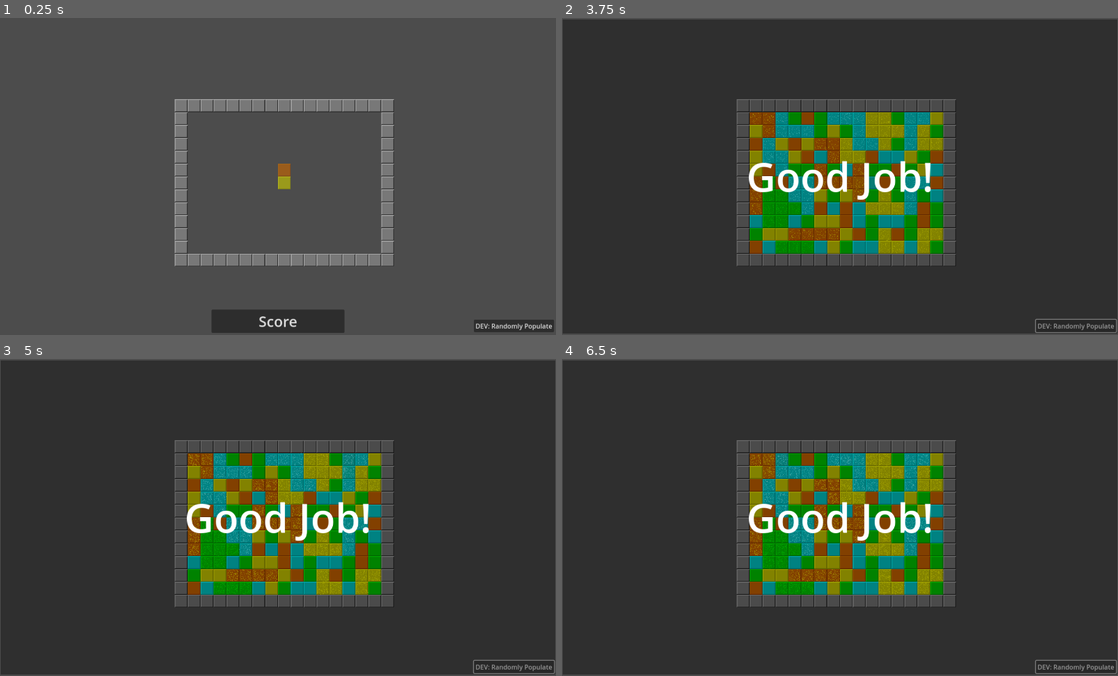
Above: before the commit, frames 1-4 (two rows, left to right).
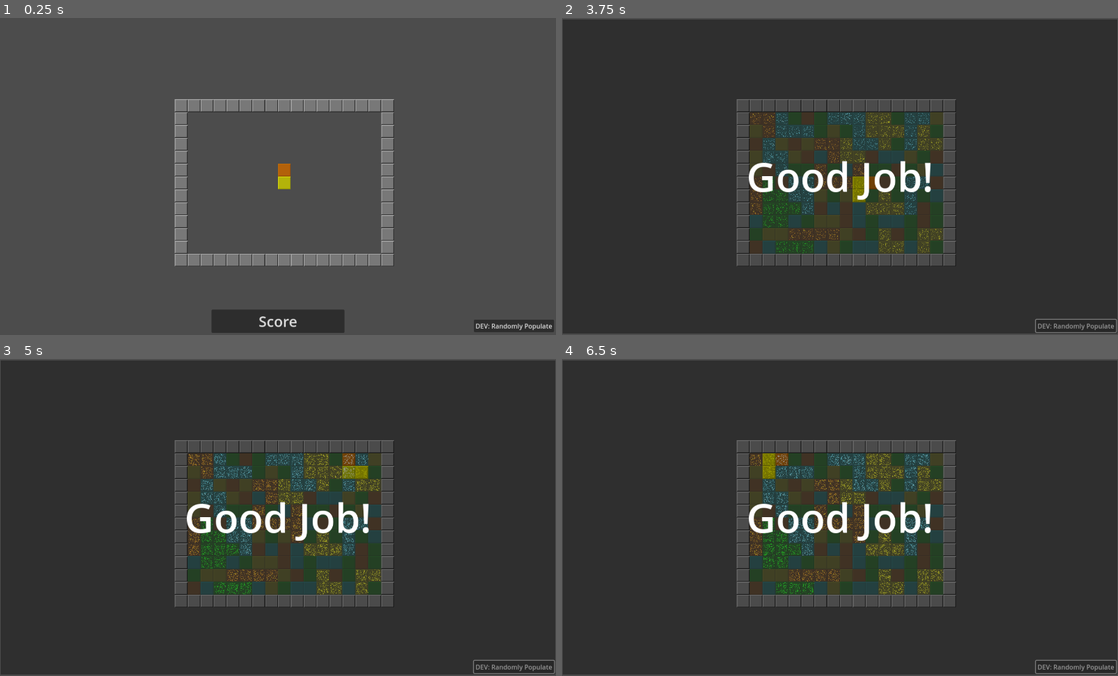
Above: after the commit, the same moments.

Repository: alexcolemandata/game-matcher
Game: Godot game, scene res://main.tscn
Two runs of this game, one before a commit and one after it. Both use one fixed random seed, a clock stepped at 60 frames per second and the inputs below. Sound files missing from this copy of the repository are replaced by a short silence.
Inputs:
- Up to frame 1 (0.25 s): no input
- Up to frame 2 (3.75 s): click "Score" at 0.5 s; click "DEV: Randomly Populate" at 1.25 s; hold Right (right) 2.03-2.78 s; hold A (rotate anticlockwise) 2.03-2.78 s; hold Down (down) 2.78-3.53 s; tap D (rotate clockwise) at 2.85 s; hold Right (right) from 3.53 s (still down); hold S (spawn piece) from 3.53 s (still down)
- Up to frame 3 (5 s): release Right (right) at 4.28 s; release S (spawn piece) at 4.28 s; hold Up (up) from 4.28 s (still down); tap A (rotate anticlockwise) at 4.35 s
- Up to frame 4 (6.5 s): release Up (up) at 5.03 s; hold D (rotate clockwise) 5.03-5.78 s; hold Left (left) from 5.03 s (still down); tap S (spawn piece) at 5.85 s

The runs differ from the first frame. In frame 1, 0.2% of the frame differs, in the area x 50-53%, y 45-54%; in frame 2, 14%, in the area x 33-69%, y 29-75%; in frame 3, 14%; in frame 4, 14%.

Commit message:
better ghosting if unplaceable

Diff:
--- a/Board.gd
+++ b/Board.gd
@@ -8,8 +8,8 @@
 const WIDTH = 16
 const MAIN_SOURCE_ID = 0
 
-const PLACABLE_MODULATION = Color(1, 1, 1, 0.6)
-const UNPLACABLE_MODULATION = Color(1, 1, 1, 0.1)
+const PLACABLE_MODULATION = Color(1, 1, 1, 0.9)
+const UNPLACABLE_MODULATION = Color(1, 1, 1, 0.2)
 
 const LIGHT_BLUE_TILE = Vector2i(0, 0)
 const PURPLE_TILE = Vector2i(1, 0)
@@ -47,7 +47,7 @@
 
 	placed_tiles = DEFAULT_LAYER.instantiate()
 	active_piece = DEFAULT_LAYER.instantiate()
-	active_piece.modulate = Color(1, 1, 1, 0.3)
+	active_piece.modulate = Color(1, 1, 1, 0.6)
 	border = DEFAULT_LAYER.instantiate()
 	add_child(border)
 	add_child(placed_tiles)
@@ -178,6 +178,7 @@
 
 func clear_scored_pieces() -> bool:
 	print("clear_scored_pieces")
+	set_piece_alpha()
 	var scored_tiles: Array[Vector2i] = []
 	stop_all_glows()
 	for color_to_check in TILES:
@@ -355,10 +356,12 @@
 	print("spawned piece")
 
 func set_piece_alpha():
+	active_piece.modulate = Color(1, 1, 1, 0.8)
+
 	if is_piece_placable():
-		active_piece.modulate = PLACABLE_MODULATION
+		placed_tiles.modulate = Color(1, 1, 1, 1)
 	else:
-		active_piece.modulate = UNPLACABLE_MODULATION
+		placed_tiles.modulate = UNPLACABLE_MODULATION
 
 func can_move_in_direction(direction: Vector2i) -> bool:
 	for cell in active_piece.get_used_cells():
